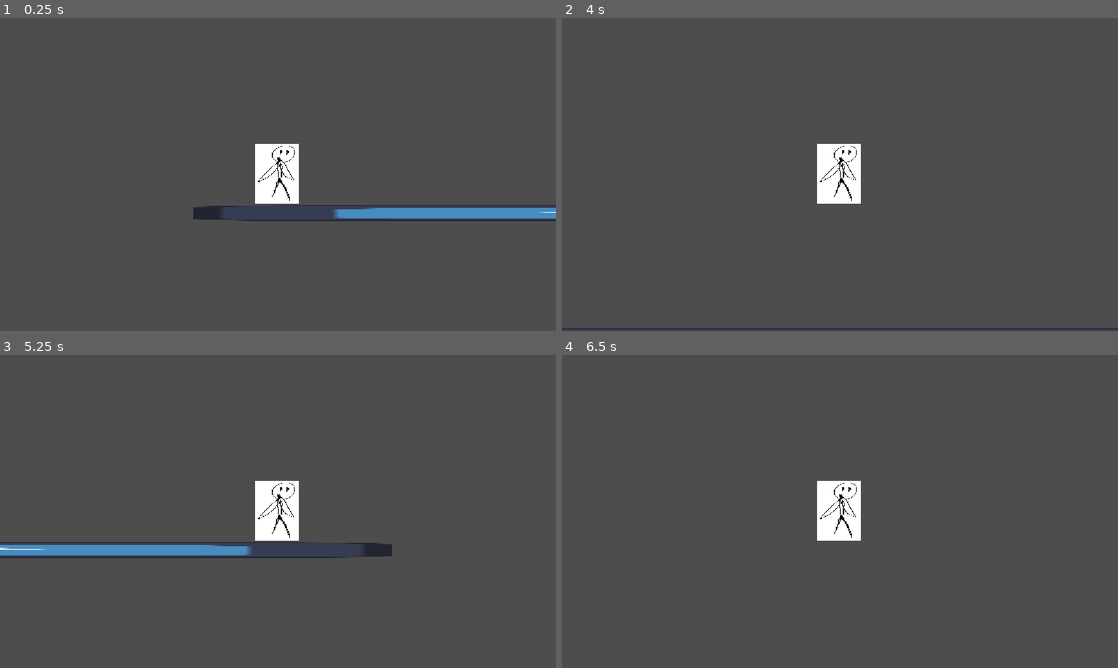
Above: before the commit, frames 1-4 (two rows, left to right).
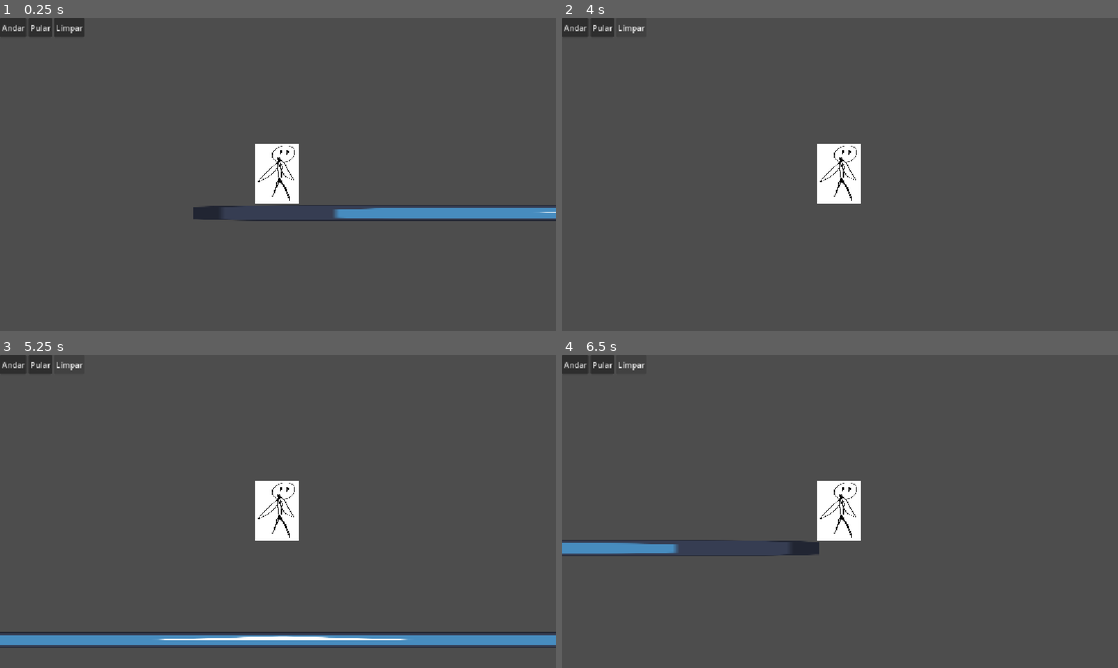
Above: after the commit, the same moments.

Repository: EnzGM/drag--n-play
Game: Godot game, scene res://Scenes/fase_teste.tscn
Same seed, same stepped clock (60 frames per second), same inputs: the game is played once before the commit and once after it. The engine's default icon, where the game draws it, is replaced by a stand-in: a white triangle on a blue panel in a dark square.
Inputs (mouse positions are in pixels of both pictures, inside the frame that each line leads up to):
- Up to frame 1 (0.25 s): no input
- Up to frame 2 (4 s): click (573, 27) at 0.5 s, where only the run after the commit has a clickable "Andar"; click (600, 27) at 1.25 s, where only the run after the commit has a clickable "Pular"; click (628, 27) at 2 s, where only the run after the commit has a clickable "Limpar"; tap Enter (ui_accept) at 2.75, 3.02, 3.77 s; hold Space (ui_select) 2.78-3.53 s; hold Right (ui_right) from 2.78 s (still down); tap Space (ui_select) at 3.6 s
- Up to frame 3 (5.25 s): tap Enter (ui_accept) at 4.25 s; release Right (ui_right) at 4.28 s; hold Left (ui_left) 4.28-5.03 s; hold Space (ui_select) 4.28-5.03 s; hold Right (ui_right) from 5.03 s (still down); tap Space (ui_select) at 5.1 s
- Up to frame 4 (6.5 s): keep holding Right (ui_right); tap Enter (ui_accept) at 5.27, 5.75, 6.02 s; hold Space (ui_select) from 5.78 s (still down)

The runs differ from the first frame. In frame 1, 0.8% of the frame differs, in the area x 0-16%, y 0-6%; in frame 2, 0.8%; in frame 3, 6.5%, in the area x 0-100%, y 0-94%; in frame 4, 1.7%.

Commit message:
primeiro commit
Aqui adicionei os botões, que colocam as ações na lista de ações

Diff:
--- a/Scenes/fase_teste.tscn
+++ b/Scenes/fase_teste.tscn
@@ -23,3 +23,33 @@
 
 [node name="Player" parent="." unique_id=359888918 instance=ExtResource("2_seb3k")]
 position = Vector2(-120, -17)
+
+[node name="CanvasLayer" type="CanvasLayer" parent="." unique_id=1543111422]
+
+[node name="HBoxContainer" type="HBoxContainer" parent="CanvasLayer" unique_id=585862628]
+offset_right = 40.0
+offset_bottom = 40.0
+
+[node name="BAndar" type="Button" parent="CanvasLayer/HBoxContainer" unique_id=1760240029]
+layout_mode = 2
+focus_mode = 0
+text = "Andar"
+
+[node name="BPular" type="Button" parent="CanvasLayer/HBoxContainer" unique_id=1223240646]
+layout_mode = 2
+focus_mode = 0
+text = "Pular"
+
+[node name="BLimpar" type="Button" parent="CanvasLayer/HBoxContainer" unique_id=956812940]
+layout_mode = 2
+focus_mode = 0
+text = "Limpar
+"
+
+[node name="ListaComandos" type="Label" parent="CanvasLayer" unique_id=2079746017]
+offset_right = 40.0
+offset_bottom = 23.0
+
+[connection signal="pressed" from="CanvasLayer/HBoxContainer/BAndar" to="." method="_on_b_andar_pressed"]
+[connection signal="pressed" from="CanvasLayer/HBoxContainer/BPular" to="." method="_on_b_pular_pressed"]
+[connection signal="pressed" from="CanvasLayer/HBoxContainer/BLimpar" to="." method="_on_b_limpar_pressed"]
--- a/Scripts/character_body_2d.gd
+++ b/Scripts/character_body_2d.gd
@@ -1,20 +1,19 @@
 extends CharacterBody2D
 
 # --- Configurações de movimento ---
-const VELOCIDADE = 200.0       # velocidade horizontal (pixels por segundo)
-const FORCA_PULO = -400.0      # força do pulo (negativo porque "pra cima" é negativo no Godot)
-const GRAVIDADE = 900.0        # o quanto a gravidade puxa o personagem pra baixo
+const VELOCIDADE = 200.0
+const FORCA_PULO = -400.0
+const GRAVIDADE = 900.0
+const DISTANCIA_PASSO = 64.0   # <-- NOVO: distância que anda por comando (ajusta depois)
 
 # --- Lista de comandos pra fase de execução ---
-var comandos = ["andar", "pular", "andar"]  # sequência de teste
-var executando = false                       # controla se está no modo "execução automática"
+var comandos = ["andar", "pular", "andar"]
+var executando = false
 
 func _physics_process(delta):
-	# Aplica gravidade sempre, esteja executando ou não
 	if not is_on_floor():
 		velocity.y += GRAVIDADE * delta
 
-	# Se NÃO estiver executando a sequência automática, deixa o jogador controlar manualmente
 	if not executando:
 		if Input.is_action_pressed("ui_right"):
 			velocity.x = VELOCIDADE
@@ -29,36 +28,39 @@
 	move_and_slide()
 
 
-# --- Função que executa a lista de comandos, um de cada vez ---
 func executar_comandos():
-	executando = true  # trava o controle manual enquanto executa
+	executando = true
 
 	for comando in comandos:
 		match comando:
 			"andar":
-				await andar(1.0)  # anda por 1 segundo
+				await andar(DISTANCIA_PASSO)   # <-- mudou aqui: usa distância, não tempo
 			"pular":
 				await pular()
 			"esperar":
 				await get_tree().create_timer(1.0).timeout
 
-	# Terminou a sequência: para o personagem e libera o controle de novo (se quiser)
 	velocity.x = 0
 	executando = false
 
 
-# --- Ação: andar por um tempo determinado ---
-func andar(tempo: float) -> void:
-	velocity.x = VELOCIDADE
-	await get_tree().create_timer(tempo).timeout
+func andar(distancia: float) -> void:
+	var alvo_x = global_position.x + distancia
+	while abs(global_position.x - alvo_x) > 2.0:
+		velocity.x = VELOCIDADE if distancia > 0 else -VELOCIDADE
+		await get_tree().physics_frame
 	velocity.x = 0
 
 
-# --- Ação: pular e esperar até tocar o chão de novo ---
 func pular() -> void:
 	if is_on_floor():
 		velocity.y = FORCA_PULO
+		await get_tree().physics_frame
 
-	# Espera até o personagem tocar o chão de novo antes de seguir pro próximo comando
+		# espera ele REALMENTE sair do chão antes de continuar
+		while is_on_floor():
+			await get_tree().physics_frame
+
+	# agora sim espera ele pousar de novo
 	while not is_on_floor():
-		await get_tree().process_frame
+		await get_tree().physics_frame
--- a/Scripts/fase_teste.gd
+++ b/Scripts/fase_teste.gd
@@ -1,10 +1,27 @@
 extends Node2D
 
+var lista_montada = []
 
 func _input(event):
-	if event.is_action_pressed("ui_select"):  # tecla espaço, por padrão
+	if event.is_action_pressed("Executar"):
+		$Player.comandos = lista_montada
 		$Player.executar_comandos()
 
-# Called every frame. 'delta' is the elapsed time since the previous frame.
-func _process(delta: float) -> void:
-	pass
+
+func _on_b_andar_pressed():
+	lista_montada.append("andar")
+	atualizar_texto()
+
+
+func _on_b_pular_pressed():
+	lista_montada.append("pular")
+	atualizar_texto()
+
+
+func _on_b_limpar_pressed():
+	lista_montada.clear()
+	atualizar_texto()
+
+
+func atualizar_texto():
+	$CanvasLayer/ListaComandos.text = " > ".join(lista_montada)
--- a/project.godot
+++ b/project.godot
@@ -20,6 +20,14 @@
 window/stretch/mode="canvas_items"
 window/stretch/aspect="expand"
 
+[input]
+
+Executar={
+"deadzone": 0.2,
+"events": [Object(InputEventKey,"resource_local_to_scene":false,"resource_name":"","device":-1,"window_id":0,"alt_pressed":false,"shift_pressed":false,"ctrl_pressed":false,"meta_pressed":false,"pressed":false,"keycode":0,"physical_keycode":4194309,"key_label":0,"unicode":0,"location":0,"echo":false,"script":null)
+]
+}
+
 [physics]
 
 3d/physics_engine="Jolt Physics"
